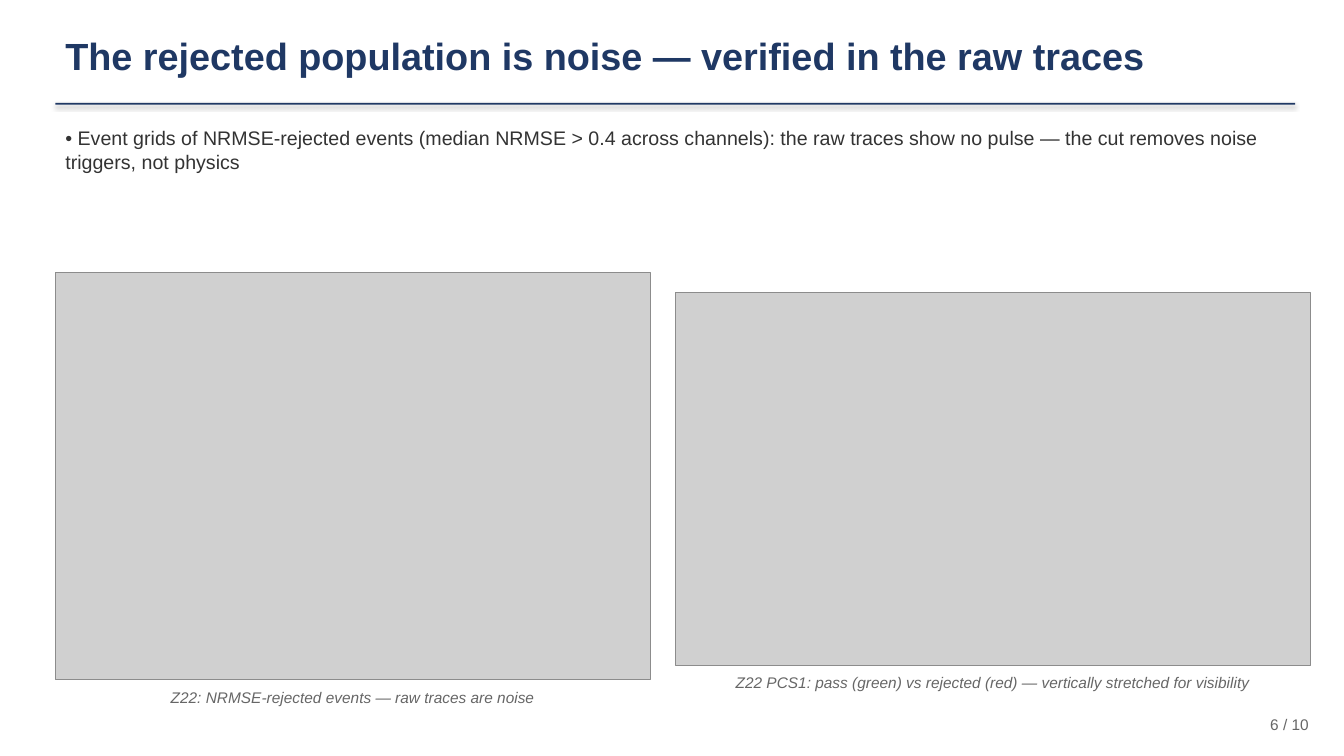
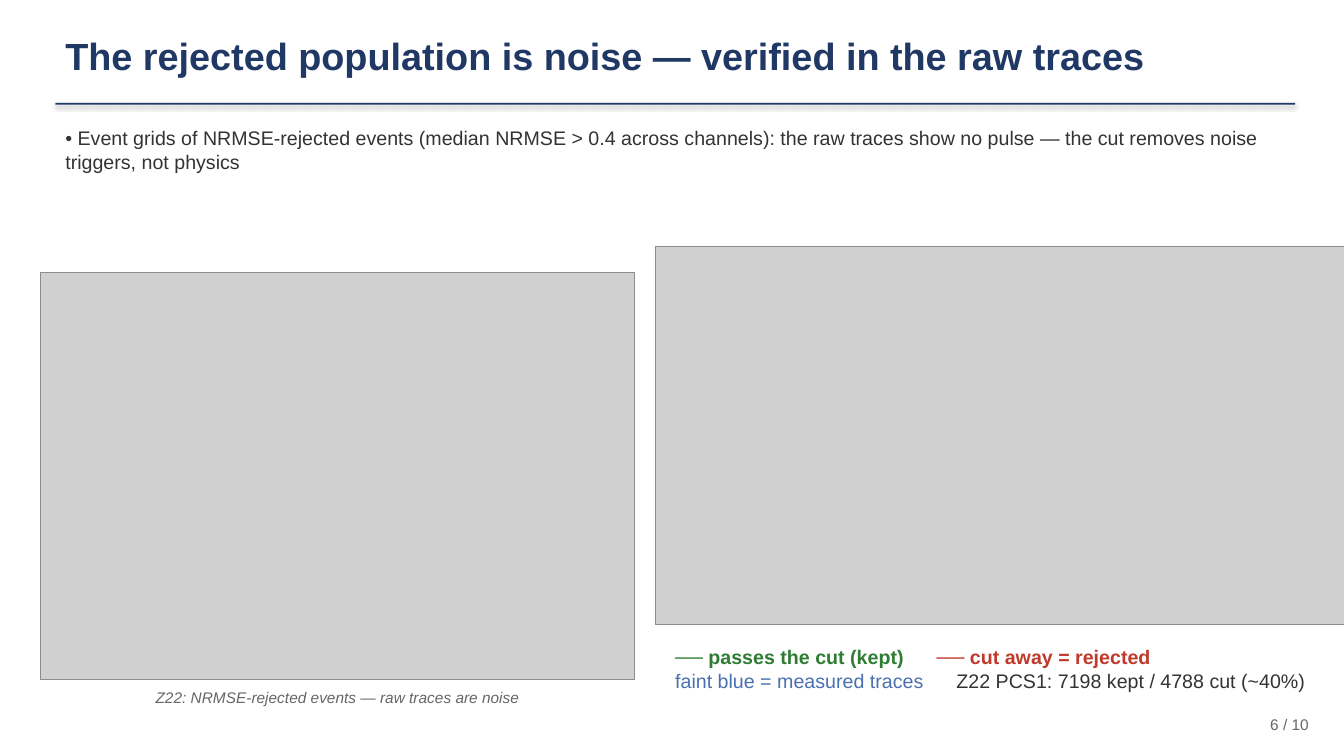
Before and after one commit to ZhihengLi0/urop, a slide deck: slide 6 of snolab/presentation/SNOLAB_R4_pulse_templates_20260715.pptx. Drawn at 1344x756 pixels with LibreOffice and Linux fonts; fonts in the diff are those of the drawing; grey boxes stand for pictures. Boxes give left, top, right and bottom in pixels: in the first picture for what was removed or moved away, otherwise in the second. Text is boxed around its words. In the diff, an @@ line names an element or a change of style, - is before the commit and + after.

```diff
--- a/snolab/presentation/SNOLAB_R4_pulse_templates_20260715.pptx
+++ b/snolab/presentation/SNOLAB_R4_pulse_templates_20260715.pptx
@@ picture: place and size @@
-picture at (676, 292, 1311, 665)
+picture at (655, 247, 1344, 625)
@@ picture: place and size @@
-picture at (55, 272, 650, 681)
+picture at (40, 272, 635, 681)
@@ text at (675, 649, 1305, 692): text changed; size 11 to 14 pt; text colour #666666 to #333333; italic off @@
-Z22 PCS1: pass (green) vs rejected (red) — vertically stretched for visibility
+── passes the cut (kept) ── cut away = rejected
+faint blue = measured traces Z22 PCS1: 7198 kept / 4788 cut (~40%)
@@ text "Z22: NRMSE-rejected events — raw ...": place and size @@
-text "Z22: NRMSE-rejected events — raw ..." at (171, 692, 534, 706)
+text "Z22: NRMSE-rejected events — raw ..." at (156, 692, 519, 706)
```
Also in this commit, not shown: 3 other slides changed, 7 other files.
